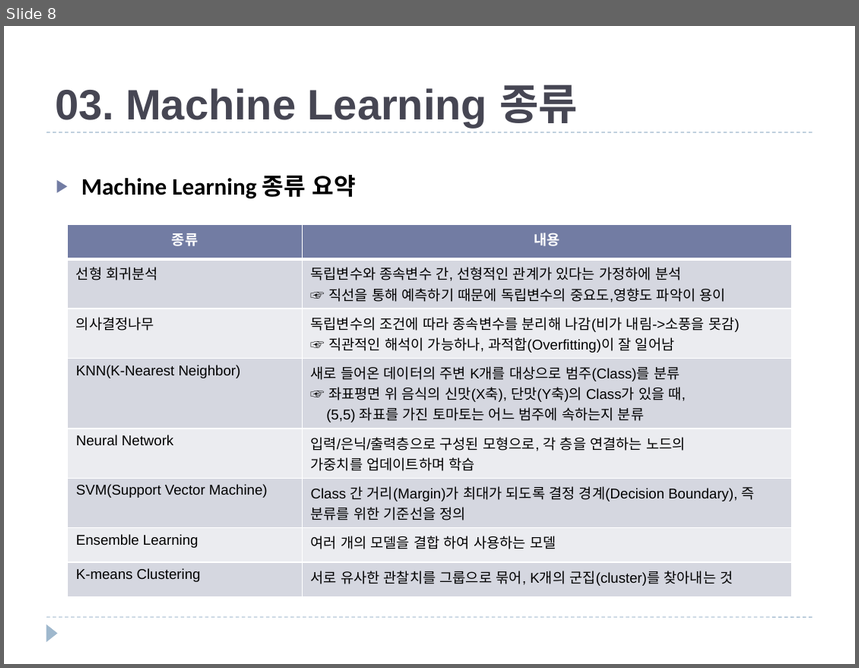
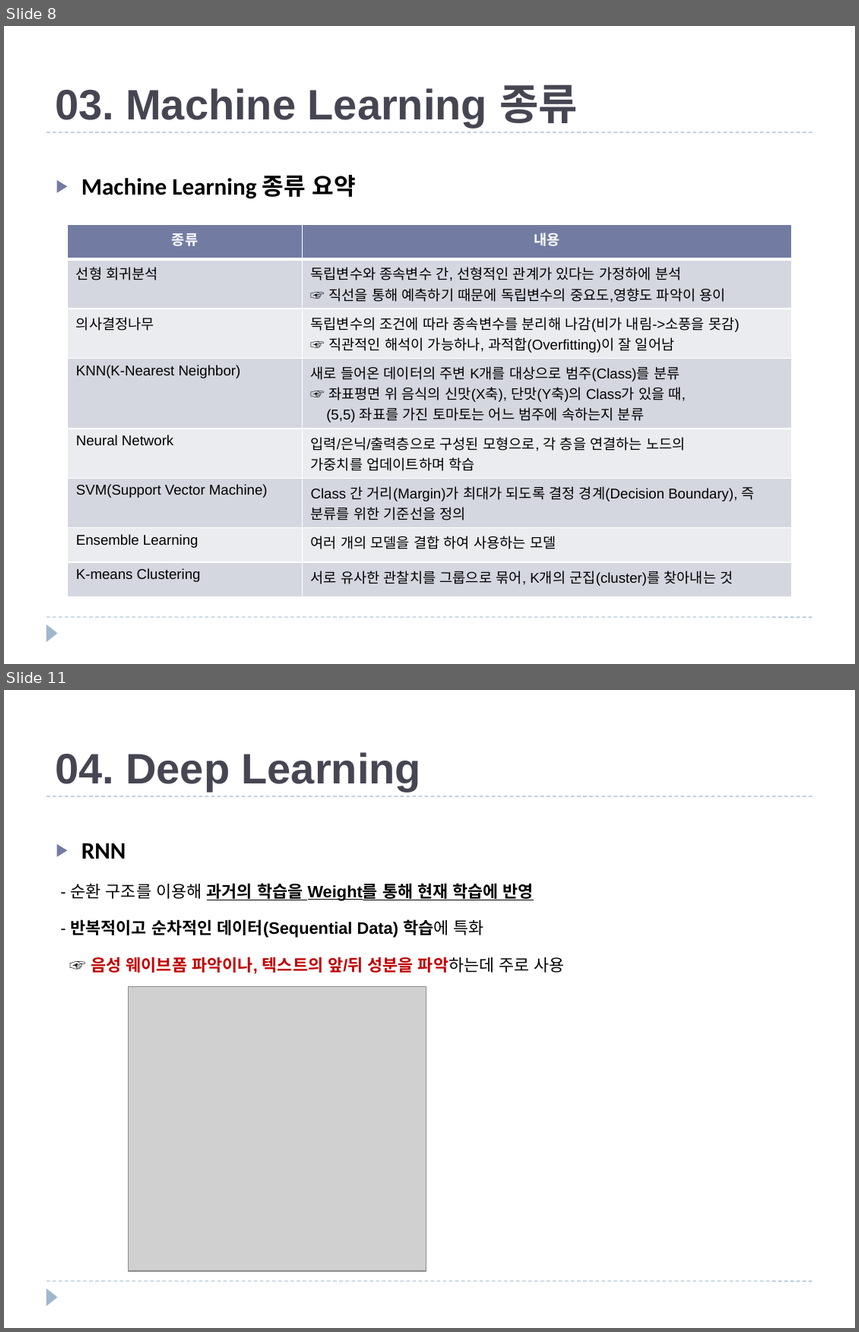
Before and after one commit to JXXA/JXXAGit, a slide deck: Machine Learning 개념과 종류.pptx. Shown one above the other, each under a label of ours: slide 8 before the commit, slides 8 and 11 after it; the slides between them are not shown. The pictures are 859x668 and 859x1332 pixels, drawn with LibreOffice and Linux fonts; fonts in the diff are those of the drawing; grey boxes stand for pictures. Boxes give left, top, right and bottom in pixels: in the first picture for what was removed or moved away, otherwise in the second. Text is boxed around its words. In the diff, an @@ line names an element or a change of style, - is before the commit and + after.

Commit message:
Update Machine Learning 개념과 종류.pptx
2020.10.14 딥러닝 모델 종류 정리

```diff
--- a/Machine Learning 개념과 종류.pptx
+++ b/Machine Learning 개념과 종류.pptx
@@ slide 11 added at (x1=4, y1=690, x2=855, y2=1328), background #FFFFFF; not listed: 3 template elements that a slide beside it also shows @@
@@ title added at (x1=55, y1=752, x2=421, y2=791), 36 pt, text #464653, bold @@
+04. Deep Learning
@@ text added at (x1=71, y1=843, x2=565, y2=974), 14 pt, text #000000, bold @@
+▶ RNN
+- 순환 구조를 이용해 과거의 학습을 Weight를 통해 현재 학습에 반영
+- 반복적이고 순차적인 데이터(Sequential Data) 학습에 특화
+☞ 음성 웨이브폼 파악이나, 텍스트의 앞/뒤 성분을 파악하는데 주로 사용
@@ picture added at (x1=129, y1=987, x2=427, y2=1271) @@
```
Also in this commit, not shown: 2 other slides added.
